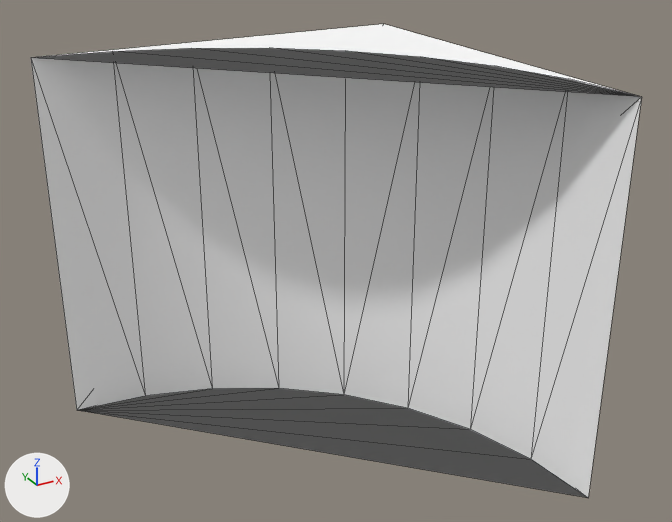
Renders of the glTF model public/assets/models-original/ci_84.glb from each side of a commit.
Both versions are drawn from a 50 mm camera at (-1.89, -3.68, 2.91) aimed at (0.12, -0.02, 1.08). The axes (+X, +Y, +Z) are drawn at lower left. The lights are the same throughout. The older version comes first. Mesh edges are drawn as thin lines. Vertices at exactly the same position are counted once.

Objects in the first picture: 'Round inner corner'.
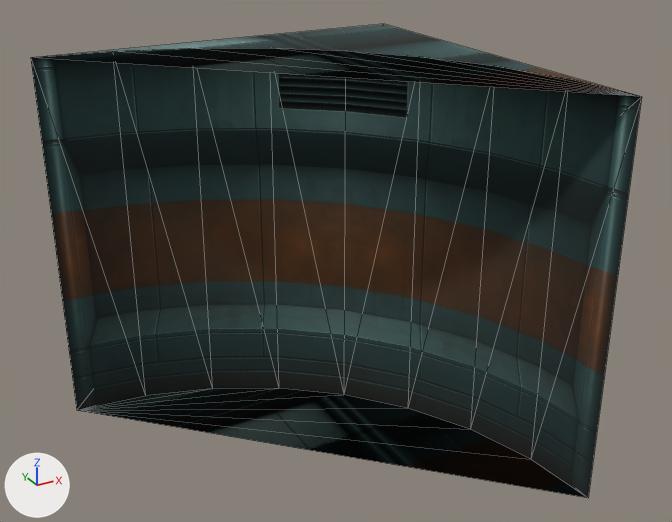
The edits, one by one:
Picture 'tex_cyber_wall.jpg' (img_tex_cyber_wall_jpg) is new.
In material 'Round inner corner' (mat_round_inner_corner), base_color is no longer (1.0, 1.0, 1.0), white #ffffff.
In material 'Round inner corner' (mat_round_inner_corner), texture is now set to img_tex_cyber_wall_jpg.
me_round_inner_corner has 20 vertices, 36 faces and spans x -1.0..1.0, y -1.0..1.0, z 0.0..2.0.
me_round_inner_corner is used by ob_round_inner_corner; location (0.0, 0.0, 0.0).
me_round_inner_corner part 1: texture (UV) coordinates changed.

Location of each change, [x1, y1, x2, y2] in pixels of the pictures (672 x 522 px):
'Round inner corner', surface changed (darker): [31, 24, 642, 498] in both
